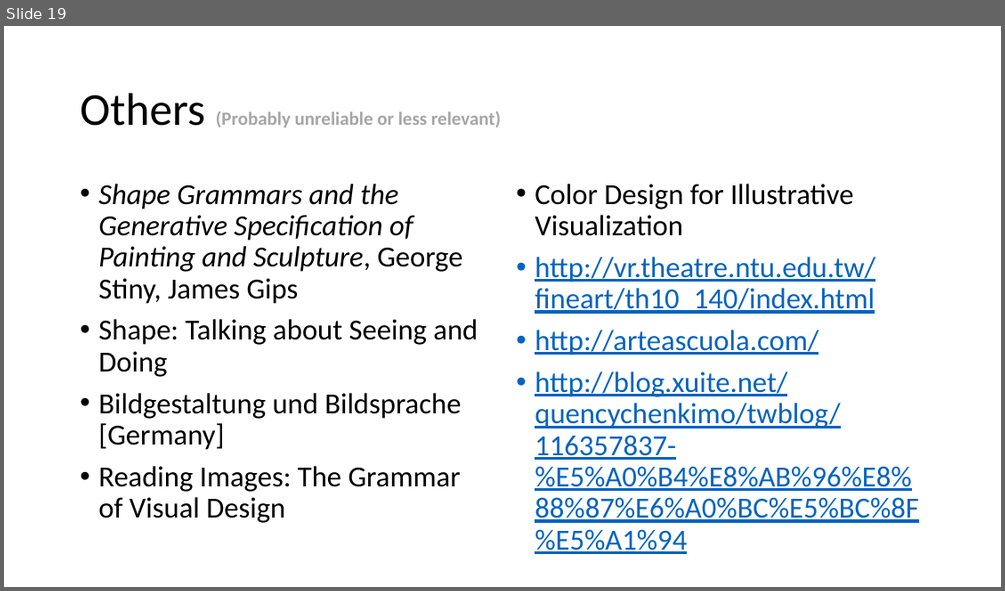
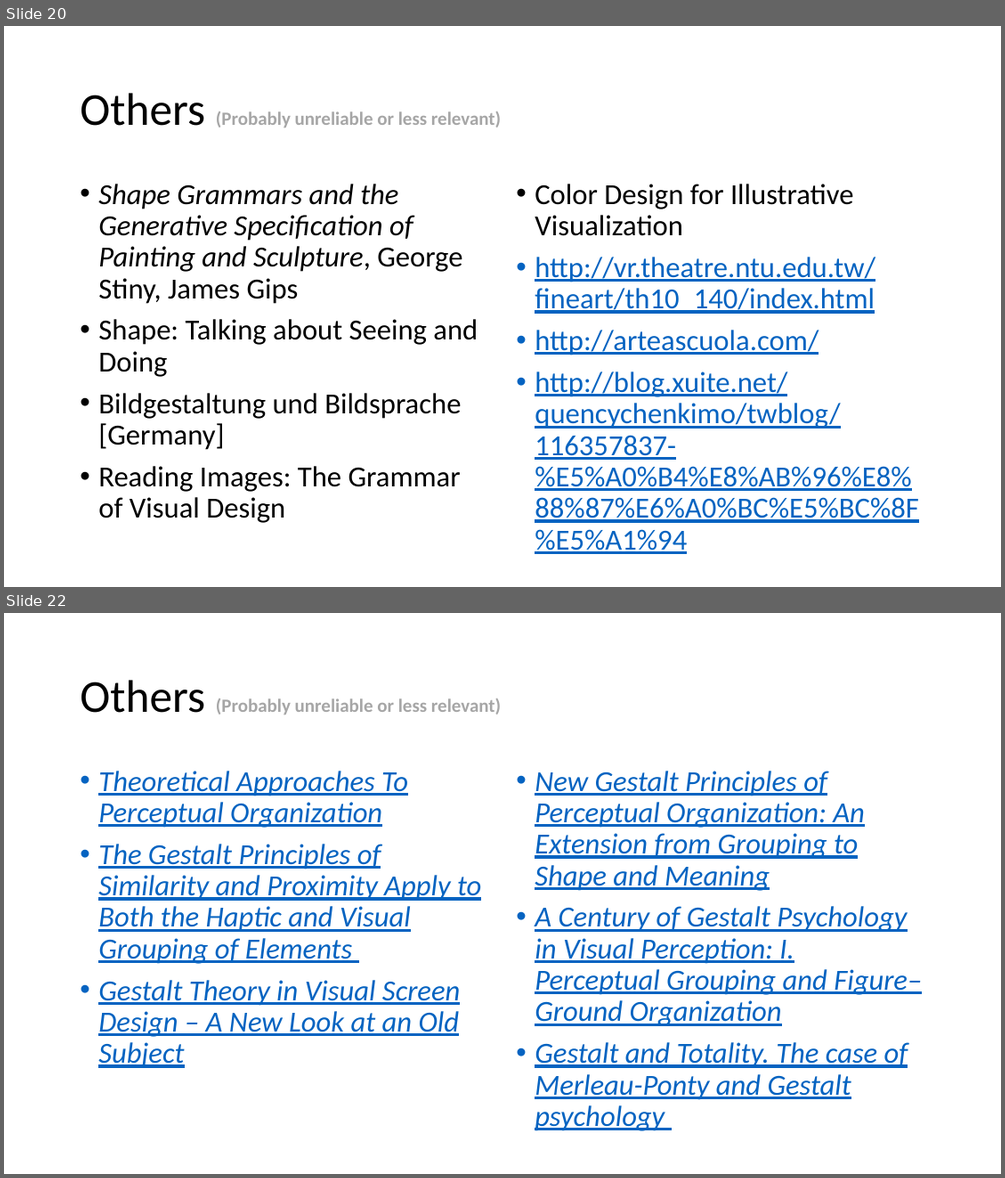
Before and after one commit to PatriciaXiao/Conclusion, a slide deck: Conclusion.pptx. Shown one above the other, each under a label of ours: slide 19 before the commit, slides 20 and 22 after it; the slides between them are not shown. The pictures are 1005x591 and 1005x1178 pixels, drawn with LibreOffice and Linux fonts; fonts in the diff are those of the drawing. Boxes give left, top, right and bottom in pixels: in the first picture for what was removed or moved away, otherwise in the second. Text is boxed around its words. In the diff, an @@ line names an element or a change of style, - is before the commit and + after.

```diff
--- a/Conclusion.pptx
+++ b/Conclusion.pptx
@@ slide 22 added at [4,613,1001,1174], background #FFFFFF @@
@@ title added at [80,680,501,714], 18 pt, text #A6A6A6, bold @@
+Others (Probably unreliable or less relevant)
@@ text added at [98,771,481,1068], 28 pt, text #0563C1, italic, underline @@
+• Theoretical Approaches To Perceptual Organization
+• The Gestalt Principles of Similarity and Proximity Apply to Both the Haptic and Visual Grouping of Elements
+• Gestalt Theory in Visual Screen Design – A New Look at an Old Subject
@@ text added at [534,771,922,1131], 28 pt, text #0563C1, italic, underline @@
+• New Gestalt Principles of Perceptual Organization: An Extension from Grouping to Shape and Meaning
+• A Century of Gestalt Psychology in Visual Perception: I. Perceptual Grouping and Figure–Ground Organization
+• Gestalt and Totality. The case of Merleau-Ponty and Gestalt psychology
@@ what was slide 19 is now slide 20 @@
```
Also in this commit, not shown: 4 slides changed, 1 other slide added, 14 other files.
